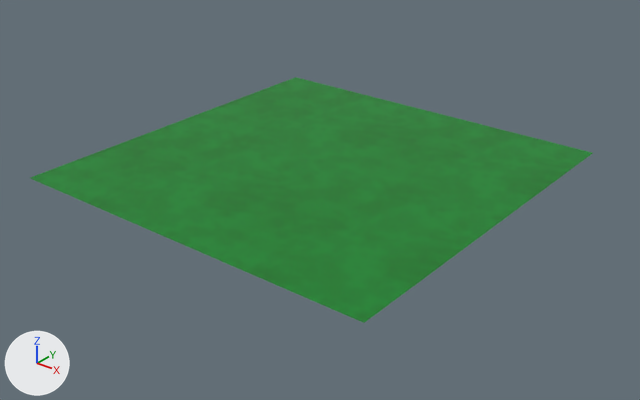
The FBX model TI3 - RockeFeller/Assets/3DAssets/Ground.fbx: old version first, new version second.
Rendered twice from a camera (50 mm lens) standing at (190.0, -238.0, 133.0) and looking at (3.0, -4.0, -12.0). The lights are fixed; the arrows at lower left show +X, +Y and +Z. The older version comes first.

Objects in the first picture: 'Ground'.
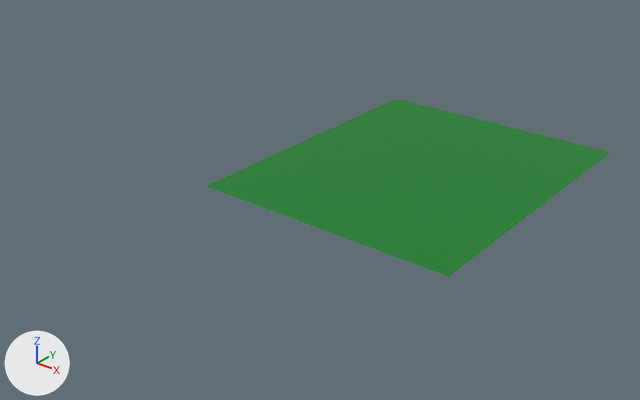
What differs and where, as boxes (x1, y1, x2, y2) in the pictures (640 x 400 px):
'Ground', reshaped, rescaled (28% narrower, 28% shorter)
    before: (30, 77, 592, 323)
    after: (207, 98, 610, 276)

The change, as a list of edits to the scene's bpy script:
```text
Change me_cube_013:
    used by ob_ground; location = (0.0, 0.0, 0.0); rotation_euler = (1.571, 0.0, 0.0), in degrees (90, 0, 0); scale = (0.015, 0.01, 0.015)
    remove me_cube_013.from_pydata(...)  # 4 vertices, 1 face; spans x -5000.0..5000.0, y 0.0, z -5000.0..5000.0
    add me_cube_013.from_pydata(...)  # 143 vertices, 120 faces; spans x -2000.0..8000.0, y 0.0, z -8000.0..4000.0
    me_cube_013 part 1
    3 vertices are removed from x -5000.0..5000.0, y 0.0, z -5000.0..5000.0
    1 face is deleted
    14 vertices are added at x -2000.0..6000.0, y 0.0, z -8000.0..4000.0
    14 new vertices lie (1000.0, 0.0, 0.0) away from vertices in x -2000.0..6000.0, y 0.0, z -8000.0..4000.0
    14 new vertices lie (1000.0, 0.0, 0.0) away from vertices in x -1000.0..7000.0, y 0.0, z -8000.0..4000.0
    13 new vertices lie (1000.0, 0.0, 0.0) away from vertices in x 0.0, y 0.0, z -8000.0..4000.0
    13 new vertices lie (1000.0, 0.0, 0.0) away from vertices in x 1000.0, y 0.0, z -8000.0..4000.0
    13 new vertices lie (1000.0, 0.0, 0.0) away from vertices in x 2000.0, y 0.0, z -8000.0..4000.0
    13 new vertices lie (1000.0, 0.0, 0.0) away from vertices in x 3000.0, y 0.0, z -8000.0..4000.0
    12 new vertices lie (1000.0, 0.0, 0.0) away from vertices in x 4000.0, y 0.0, z -8000.0..4000.0
    12 new vertices lie (1000.0, 0.0, 0.0) away from vertices in x 5000.0, y 0.0, z -8000.0..4000.0
    12 new vertices lie (1000.0, 0.0, 0.0) away from vertices in x 6000.0, y 0.0, z -8000.0..4000.0
    12 new vertices lie (1000.0, 0.0, 0.0) away from vertices in x 7000.0, y 0.0, z -8000.0..4000.0
    120 new faces join them
Change ob_ground:
    ob_ground.scale: (0.015, 0.01, 0.015) -> (0.01, 0.01, 0.01)
```
